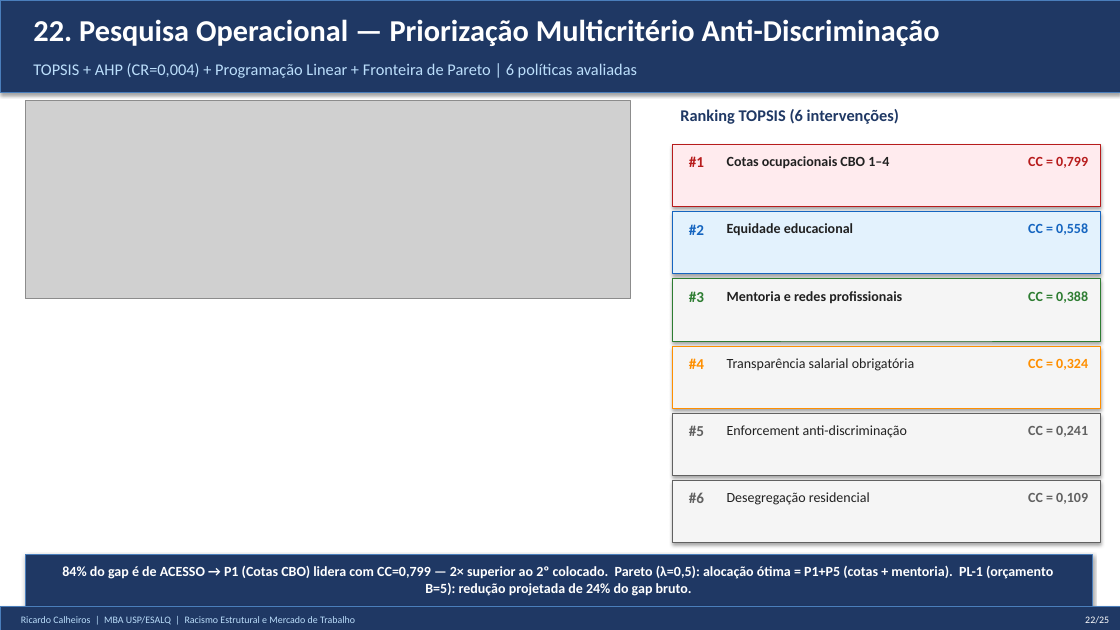
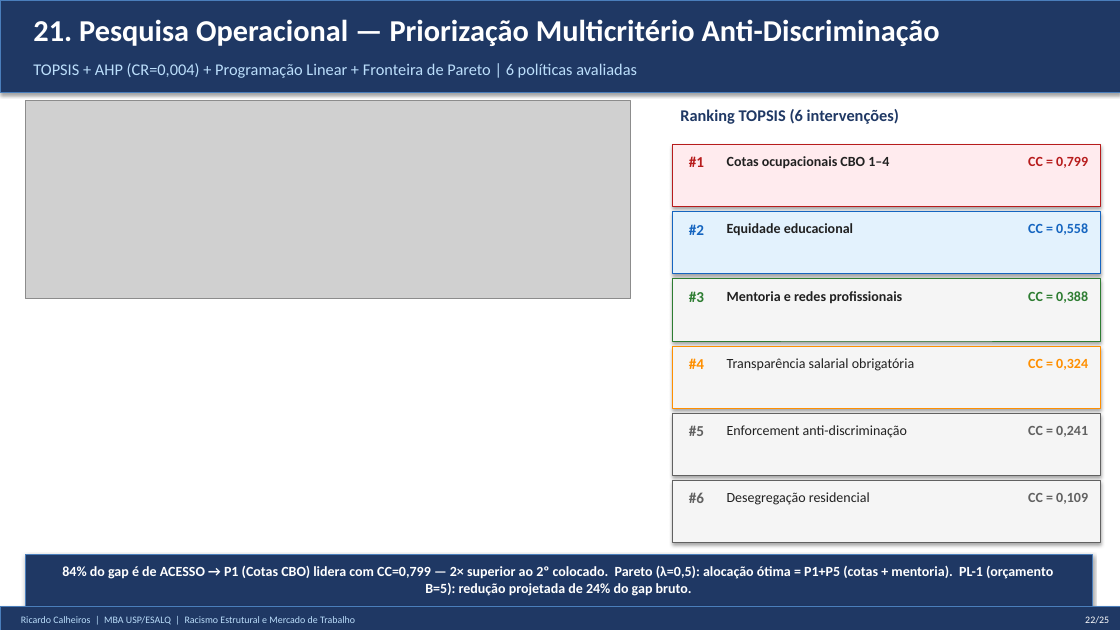
Before and after one commit to rickinrj-ux/ProjetoRacismoPNAD, a slide deck: slide 22 of apresentacao_tcc.pptx. Drawn at 1120x630 pixels with LibreOffice and Linux fonts; fonts in the diff are those of the drawing; grey boxes stand for pictures. Boxes give left, top, right and bottom in pixels: in the first picture for what was removed or moved away, otherwise in the second. Text is boxed around its words. In the diff, an @@ line names an element or a change of style, - is before the commit and + after.

```diff
--- a/apresentacao_tcc.pptx
+++ b/apresentacao_tcc.pptx
@@ text at <box>33,19,940,46</box>: text changed @@
-22. Pesquisa Operacional — Priorização Multicritério Anti-Discriminação
+21. Pesquisa Operacional — Priorização Multicritério Anti-Discriminação
```
Also in this commit, not shown: 20 other slides changed, 3 other files.
